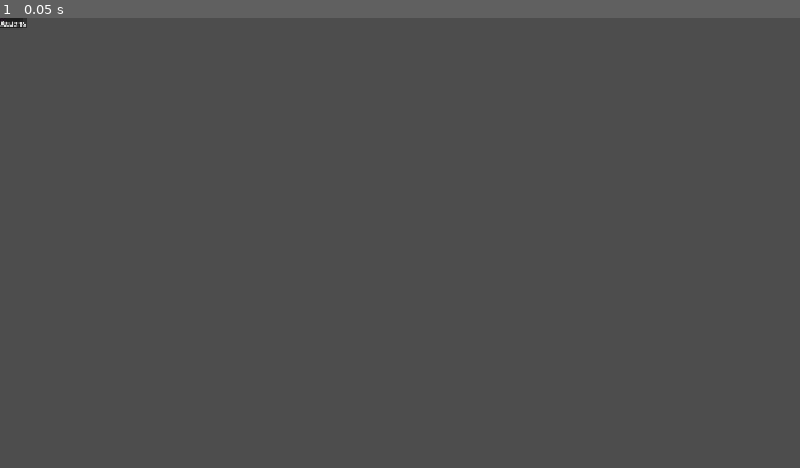
Above: before the commit, frame 1.
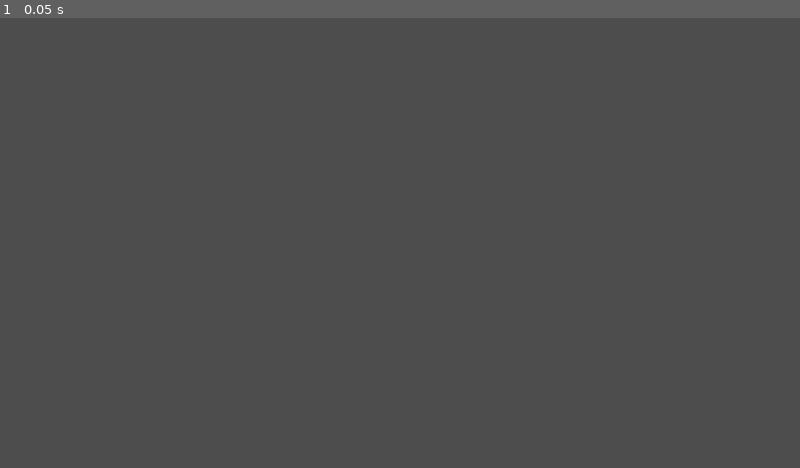
Above: after the commit, the same moment.

Repository: pgpais/gmtk-2026
Game: Godot game, scene res://entities/allies/ally.tscn
Two runs of this game, one before a commit and one after it. Both use one fixed random seed, a clock stepped at 60 frames per second and the inputs below. This scene is started directly instead of the project's main scene. The engine's default icon, where the game draws it, is replaced by a stand-in: a white triangle on a blue panel in a dark square.
Inputs:
- Up to frame 1 (0.05 s): no input

The runs differ from the first frame. In frame 1, less than 0.1% of the frame differs, in the area x 0-4%, y 0-3%.
Error before the commit: Invalid access to property or key 'can_be_selected' on a base object of type 'Nil'. (res://ui/entities/entity_control_ui.gd:19)

Commit message:
fixed ally missing ref to selectable

Diff:
--- a/entities/allies/ally.tscn
+++ b/entities/allies/ally.tscn
@@ -9,7 +9,7 @@
 [sub_resource type="RectangleShape2D" id="RectangleShape2D_tfbxm"]
 size = Vector2(280, 336)
 
-[node name="Ally" type="Node2D" unique_id=28648160 node_paths=PackedStringArray("action_handler") groups=["allies"]]
+[node name="Ally" type="Node2D" unique_id=28648160 node_paths=PackedStringArray("action_handler", "_selectable") groups=["allies"]]
 scale = Vector2(0.2, 0.2)
 script = ExtResource("1_binvp")
 action_handler = NodePath("ActionHandler")
